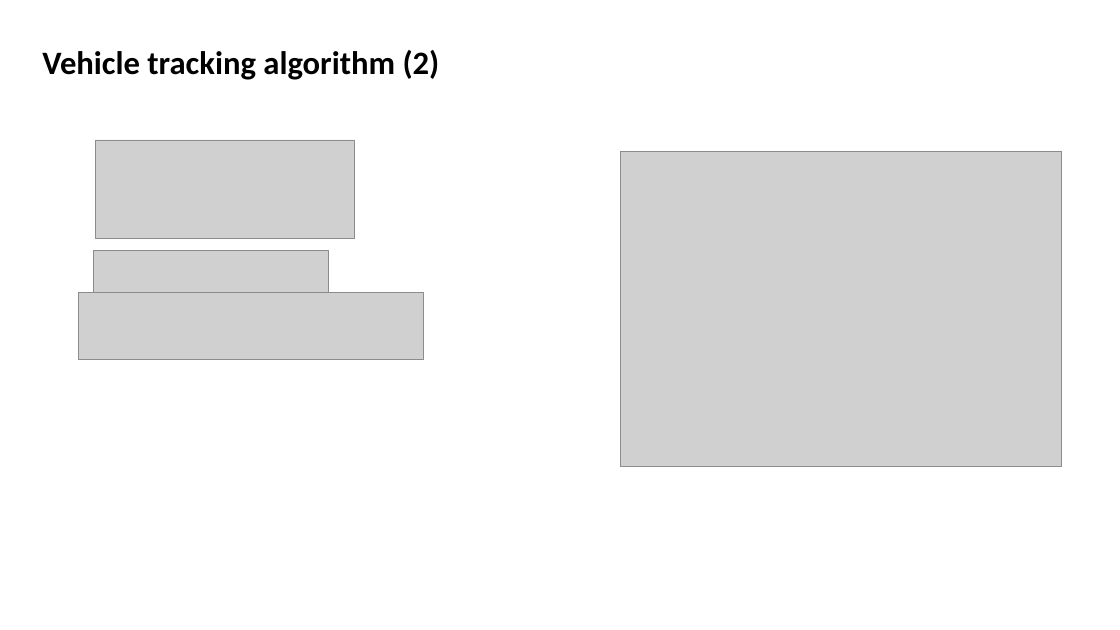
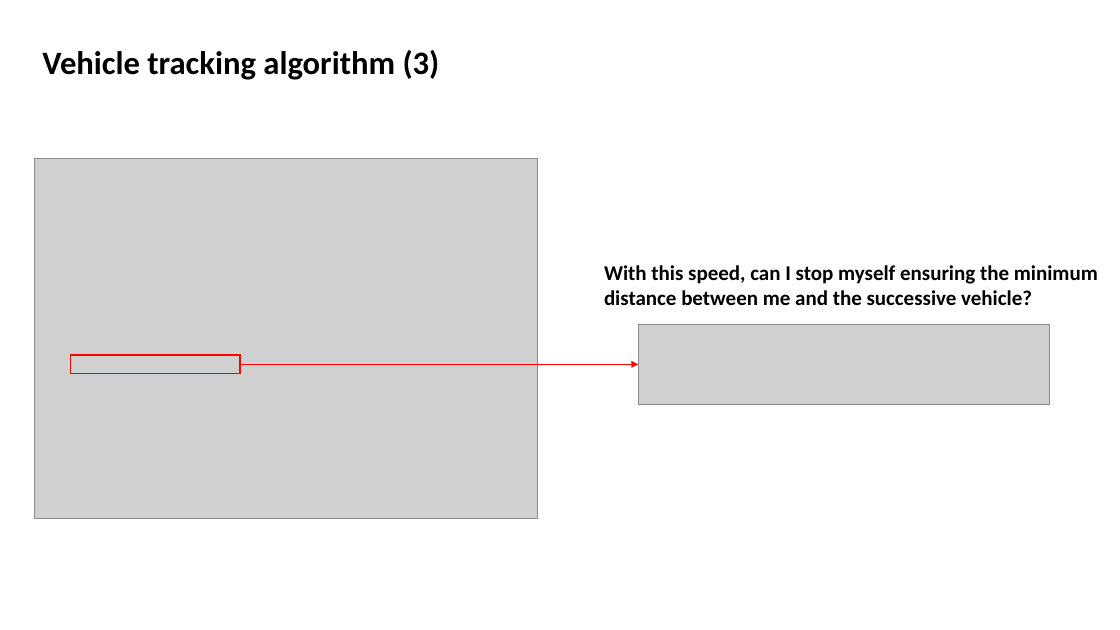
Before and after one commit to severisilvia/merging-simulation, a slide deck: slide 7 of Merging simulation.pptx (slide 5 before the commit). Drawn at 1120x630 pixels with LibreOffice and Linux fonts; fonts in the diff are those of the drawing; grey boxes stand for pictures; background and template pictures are left out. Boxes give left, top, right and bottom in pixels: in the first picture for what was removed or moved away, otherwise in the second. Text is boxed around its words. In the diff, an @@ line names an element or a change of style, - is before the commit and + after.

```diff
--- a/Merging simulation.pptx
+++ b/Merging simulation.pptx
@@ text at [42,50,440,80]: text changed @@
-Vehicle tracking algorithm (2)
+Vehicle tracking algorithm (3)
@@ picture removed at [96,140,355,239] @@
@@ picture: place and size @@
-picture at [621,151,1062,466]
+picture at [34,159,538,518]
@@ picture removed at [94,250,329,292] @@
@@ text added at [604,265,1098,305], 18 pt, text #000000, bold @@
+With this speed, can I stop myself ensuring the minimum
+distance between me and the successive vehicle?
@@ picture: place and size @@
-picture at [78,292,424,360]
+picture at [639,324,1050,404]
@@ rectangle added at [71,355,240,374], outline #FF0000 1 pt @@
@@ arrow added from (240, 365) to (639, 365), #FF0000 0.5 pt @@
```
Also in this commit, not shown: 8 other slides changed, 9 slides added, 5 slides removed, 1 other file.
